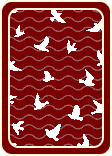
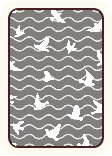
Layered file, before and after one edit (112 × 156). Changes by layer:
added layer "Layer 2" above "waves" over box(10, 10, 102, 146)
"waves": opacity 40% → 50%, blend lighten → darker color over box(10, 10, 102, 146)
hid "birds", blend lighter color → multiply over box(10, 10, 102, 146)
hid "outer red card shape" over box(0, 0, 112, 156)
added layer "proper card shape" over box(0, 1, 112, 155)
